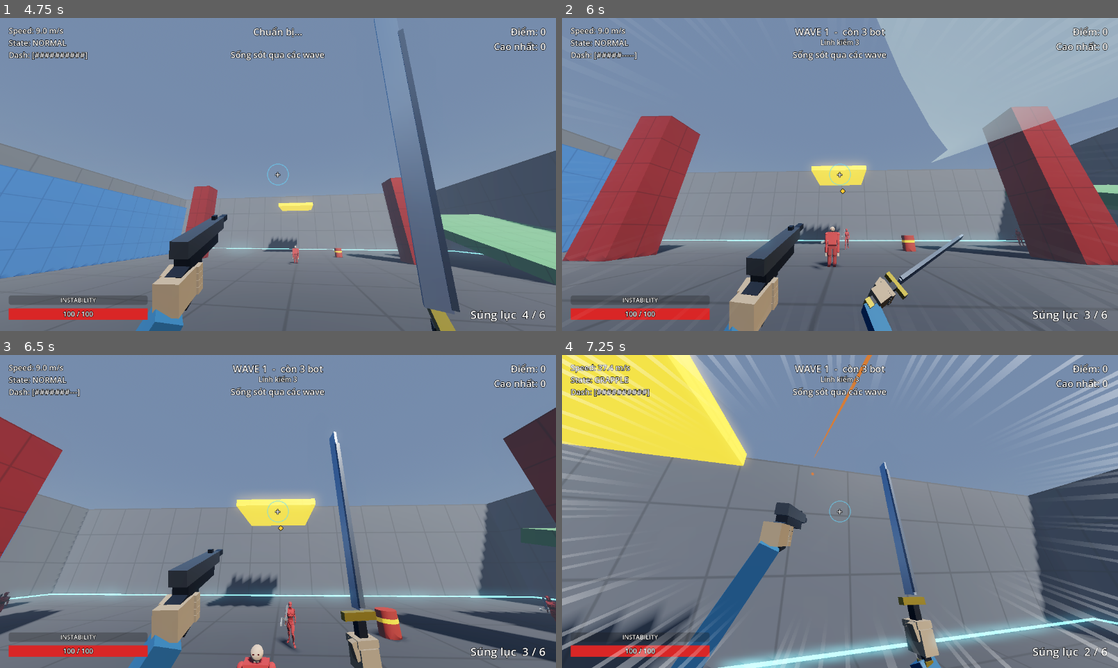
Above: before the commit, frames 1-4 (two rows, left to right).
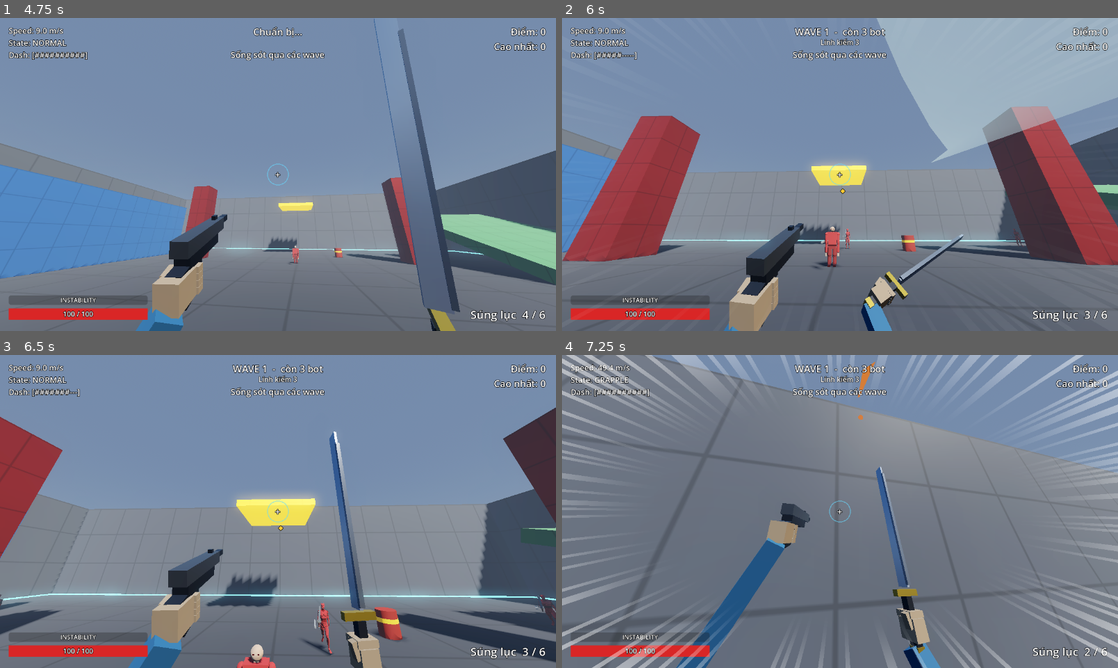
Above: after the commit, the same moments.

Repository: halo07-pixel/redliner
Game: Godot game, scene res://scenes/menu.tscn
Two runs of this game, one before a commit and one after it. Both use one fixed random seed, a clock stepped at 60 frames per second and the inputs below.
Inputs (mouse positions are in pixels of both pictures, inside the frame that each line leads up to):
- Up to frame 1 (4.75 s): click "Chơi" at 0.5 s; click "Hướng dẫn" at 1.25 s; click "Cài đặt" at 2 s; click "Đồ họa: Vừa" at 2.75 s; tap Enter at 3.5 s; move the mouse to (305, 174) at 3.52 s; press the mouse at (305, 174) at 3.53 s; hold W (move_forward) from 3.53 s (still down); tap Space (jump) at 3.77, 4.52 s; tap E (shoot) at 3.8, 4.35 s; move the mouse to (250, 174) at 4.27 s; release the mouse at (250, 174) at 4.28 s; click (250, 174) at 4.55 s
- Up to frame 2 (6 s): keep holding W (move_forward); move the mouse to (851, 168) at 5.02 s; press the mouse at (851, 168) at 5.03 s; tap E (shoot) at 5.3 s; move the mouse to (834, 180) at 5.77 s; release the mouse at (834, 180) at 5.78 s; tap Shift (dash) at 5.85 s
- Up to frame 3 (6.5 s): keep holding W (move_forward); tap Space (jump) at 6.02 s; click (272, 517) at 6.05 s
- Up to frame 4 (7.25 s): keep holding W (move_forward); move the mouse to (878, 514) at 6.52 s; hold Right mouse button (grapple) from 6.53 s (still down); tap Space (jump) at 6.77 s; tap E (shoot) at 6.8 s

Frame 1 is identical in both runs. In frame 2, less than 0.1% of the frame differs, in the area x 50-84%, y 67-74%; in frame 3, 0.6%; in frame 4, 35%, in the area x 0-100%, y 0-100%.

Commit message:
feat(m23): bot di chuyển mượt hơn - gia tốc, nhảy leo bệ, nhìn trước đường đi, nấp, LOD đường đi
Co-Authored-By: Claude Sonnet 5.5 <noreply@anthropic.com>
Claude-Session: https://claude.ai/code/session_011ynLRoDHY9xg9WKNWjhhAb

Diff:
--- a/scripts/bot.gd
+++ b/scripts/bot.gd
@@ -65,6 +65,15 @@
 var _force_nav_t: float = 0.0 # đang ép đi theo navmesh (bỏ đường thẳng) sau khi bị kẹt
 var _steer_hold: Vector3 = Vector3.ZERO # hướng lách đã chọn quanh vật cản (giữ nhất quán, không đổi bên liên tục)
 var _steer_clear_t: float = 0.0
+var _hv: Vector3 = Vector3.ZERO     # vận tốc ngang đã làm mượt (gia tốc / phanh)
+var _vault_cd: float = 0.0
+var _vault_push_t: float = 0.0
+var _vault_dir: Vector3 = Vector3.ZERO
+var _cover_pt: Vector3 = Vector3.INF # điểm nấp đã chọn (INF = không nấp)
+var _cover_t: float = 0.0
+var _unstick_t: float = 0.0
+var _blocked_count: int = 0
+var _blocked_win: float = 0.0
 
 
 ## Gọi trước add_child. difficulty = số wave: bot khoẻ hơn, nhanh hơn, phản ứng nhanh hơn
@@ -193,8 +202,16 @@
 	to.y = 0.0
 	var dist: float = to.length()
 	var dir: Vector3 = to / dist if dist > 0.01 else -global_transform.basis.z
+	_vault_cd = maxf(_vault_cd - delta, 0.0)
+	_cover_t = maxf(_cover_t - delta, 0.0)
+	_unstick_t = maxf(_unstick_t - delta, 0.0)
+	_blocked_win = maxf(_blocked_win - delta, 0.0)
+	if _blocked_win <= 0.0:
+		_blocked_count = 0
 	if dist > 0.05:
-		rotation.y = atan2(-to.x, -to.z) # quay mặt (-Z) về phía người chơi
+		# quay mặt (-Z) về phía người chơi, có tốc độ xoay (ra đòn thì xoay nhanh để đòn trúng hướng)
+		var turn: float = float(Global.BOT_MOVE["turn_rate_attack"] if melee.phase != melee.Phase.IDLE else Global.BOT_MOVE["turn_rate"])
+		rotation.y = lerp_angle(rotation.y, atan2(-to.x, -to.z), minf(1.0, turn * delta))
 
 	_update_punish()
 	if target.dead:
@@ -203,23 +220,89 @@
 		_react_to_threat(delta, dir)
 
 	var wish := Vector3.ZERO
+	var snap: bool = false
 	if target.dead or melee.is_staggered():
 		wish = Vector3.ZERO
 	elif _dodge_t > 0.0:
 		_dodge_t -= delta
 		wish = _dodge_vec
+		snap = true # né: bật tức thì
 	elif melee.phase != melee.Phase.IDLE:
 		wish = Vector3.ZERO # đang ra đòn: đứng yên cam kết
+	elif _unstick_t > 0.0:
+		wish = Vector3(-dir.z, 0.0, dir.x) * _strafe_dir * speed * 0.7 # kẹt nhiều lần: lách ngang một nhịp
 	else:
 		wish = _decide(dir, dist)
-	velocity.x = wish.x + _kb.x
-	velocity.z = wish.z + _kb.z
+	_smooth_velocity(wish, delta, snap)
+	velocity.x = _hv.x + _kb.x
+	velocity.z = _hv.z + _kb.z
 	_kb = _kb.move_toward(Vector3.ZERO, 30.0 * delta)
 	_try_step_up()
+	_try_vault(wish, delta)
 	move_and_slide()
 	_track_blocked(wish, delta)
 	mannequin.set_look_target(target.global_position + Vector3(0.0, 1.45, 0.0) if not target.dead else null)   # đầu/thân nhìn người chơi (IK, chỉ hiển thị)
 	mannequin.animate(delta, Vector2(velocity.x, velocity.z).length(), is_on_floor(), velocity.y)
+
+
+## Làm mượt vận tốc ngang: tăng tốc dần, phanh nhanh hơn; `snap` (né) đặt thẳng.
+func _smooth_velocity(wish: Vector3, delta: float, snap: bool) -> void:
+	if snap:
+		_hv = Vector3(wish.x, 0.0, wish.z)
+		return
+	var M: Dictionary = Global.BOT_MOVE
+	var w := Vector3(wish.x, 0.0, wish.z)
+	var rate: float = float(M["accel"]) if w.length_squared() > 0.01 else float(M["decel"])
+	_hv = _hv.move_toward(w, rate * delta)
+	if _vault_push_t > 0.0:
+		_vault_push_t -= delta
+		_hv = _vault_dir * float(M["vault_push"]) # đang bật lên: đẩy tiến qua mép
+
+
+## Nhảy leo: đang đi bị một khối tĩnh cao hơn bậc (STEP_HEIGHT) chắn, mà người chơi ở cao hơn (hoặc đang kẹt),
+## và nóc khối thấp hơn `vault_max` -> bật lên qua mép. Navmesh không có đường lên bệ cao nên bot dừng ở chân bệ rồi nhảy.
+func _try_vault(wish: Vector3, _delta: float) -> void:
+	if _vault_cd > 0.0 or not is_on_floor() or _vault_push_t > 0.0:
+		return
+	var flat := Vector3(wish.x, 0.0, wish.z)
+	if dead:
+		return
+	var higher: bool = target.global_position.y > global_position.y + 0.8
+	if higher and flat.length() < 0.5:
+		# Đã tới cuối đường navmesh (chân bệ) và đứng yên: hướng thẳng về phía người chơi để nhảy lên.
+		var tt: Vector3 = target.global_position - global_position
+		tt.y = 0.0
+		if tt.length() < 8.0 and tt.length() > 0.1:
+			flat = tt.normalized()
+	if flat.length() < 0.5:
+		return
+	if not higher and _force_nav_t <= 0.0:
+		return
+	var dirn: Vector3 = flat.normalized()
+	var motion: Vector3 = dirn * 0.6
+	var hit := KinematicCollision3D.new()
+	if not test_move(global_transform, motion, hit):
+		return
+	if not (hit.get_collider() is StaticBody3D) or absf(hit.get_normal().y) > 0.6:
+		return
+	var into := Vector3(-hit.get_normal().x, 0.0, -hit.get_normal().z)
+	if into.length() < 0.1 or into.normalized().dot(dirn) < 0.5:
+		return # chỉ nhảy khi đang đi thẳng vào mặt khối, không phải lướt dọc mép
+	dirn = into.normalized()
+	motion = dirn * 0.6
+	var vmax: float = float(Global.BOT_MOVE["vault_max"])
+	var h: float = STEP_HEIGHT + 0.25
+	while h <= vmax:
+		var up := Vector3.UP * h
+		if test_move(global_transform, up):
+			return # có trần
+		if not test_move(global_transform.translated(up), motion):
+			velocity.y = sqrt(2.0 * GRAVITY * (h + 0.35))
+			_vault_dir = dirn
+			_vault_push_t = 0.45
+			_vault_cd = float(Global.BOT_MOVE["vault_cd"])
+			return
+		h += 0.25
 
 
 ## Muốn đi mà gần như không nhúc nhích (vật cản thấp như thùng, góc tường) -> ép đi theo navmesh một lúc
@@ -233,6 +316,12 @@
 		if _blocked_t > 0.4:
 			_force_nav_t = 1.5
 			_blocked_t = 0.0
+			_blocked_count += 1
+			_blocked_win = 3.0
+			if _blocked_count >= 2: # ép navmesh vẫn kẹt: lách ngang một nhịp rồi thử lại
+				_unstick_t = float(Global.BOT_MOVE["unstick_time"])
+				_strafe_dir = -_strafe_dir
+				_blocked_count = 0
 	else:
 		_blocked_t = maxf(_blocked_t - delta, 0.0)
 
@@ -281,6 +370,13 @@
 	if _strafe_t <= 0.0:
 		_strafe_t = randf_range(1.5, 3.0)
 		_strafe_dir = -_strafe_dir
+	if keep > 0.0 and _cover_t > 0.0 and _cover_pt != Vector3.INF:
+		# Vừa bắn xong: chạy vào chỗ nấp (che tầm nhìn người chơi) chờ nạp, rồi ló ra bắn tiếp.
+		var co: Vector3 = _cover_pt - global_position
+		co.y = 0.0
+		if co.length() > 0.8:
+			return _navigate(_cover_pt, co.normalized(), co.length()) * spd
+		return Vector3.ZERO
 	if keep > 0.0:
 		# Xạ thủ / pháo thủ: giữ khoảng cách, đi ngang (đổi hướng định kỳ)
 		if dist < keep - 3.0:
@@ -300,10 +396,53 @@
 	if bool(cfg["shoots"]) and _shoot_cd <= 0.0 and dist >= 6.0 and dist <= float(Global.COMBAT["turret_range"]) and _has_line_of_sight():
 		_shoot_cd = float(cfg["shoot_interval"]) * randf_range(0.8, 1.2)
 		_shoot_predicted()
+		_maybe_take_cover()
 	if bool(cfg.get("bombs", false)) and _shoot_cd <= 0.0 and dist >= float(Global.BOMB["min_range"]) and dist <= float(Global.BOMB["max_range"]) and _has_line_of_sight():
 		_shoot_cd = float(Global.BOMB["interval"]) * randf_range(0.85, 1.15)
 		_throw_bomb()
+		_maybe_take_cover()
 	return wish
+
+
+## Sau mỗi lần bắn, có xác suất `cover_chance` tìm chỗ nấp gần và chạy vào đó cho tới lượt bắn kế.
+func _maybe_take_cover() -> void:
+	var M: Dictionary = Global.BOT_MOVE
+	_cover_pt = Vector3.INF
+	if randf() >= float(M["cover_chance"]):
+		return
+	_cover_pt = _find_cover(float(M["cover_radius"]))
+	if _cover_pt != Vector3.INF:
+		_cover_t = clampf(_shoot_cd * 0.8, 0.6, 2.5)
+
+
+## Điểm nấp: thử 8 hướng x 2 bán kính quanh bot, nằm trên navmesh, ray từ điểm đó tới ngực người chơi bị chắn.
+## Chọn điểm gần bot nhất; không có thì INF.
+func _find_cover(radius: float) -> Vector3:
+	var space := get_world_3d().direct_space_state
+	var nmap: RID = get_world_3d().navigation_map
+	var has_nav: bool = not NavigationServer3D.map_get_regions(nmap).is_empty()
+	var best: Vector3 = Vector3.INF
+	var best_d: float = INF
+	var a0: float = randf() * TAU
+	for r in [radius * 0.5, radius]:
+		for k in 8:
+			var ang: float = a0 + TAU * float(k) / 8.0
+			var c: Vector3 = global_position + Vector3(cos(ang), 0.0, sin(ang)) * r
+			if has_nav:
+				c = NavigationServer3D.map_get_closest_point(nmap, c)
+			if absf(c.y - global_position.y) > 1.0 or c.distance_to(target.global_position) < 6.0:
+				continue
+			var q := PhysicsRayQueryParameters3D.create(c + Vector3(0.0, 1.2, 0.0), _chest(target), Global.L_WORLD)
+			q.exclude = [get_rid()]
+			if space.intersect_ray(q).is_empty():
+				continue # vẫn thấy người chơi: không phải chỗ nấp
+			var d: float = c.distance_to(global_position)
+			if d < best_d:
+				best_d = d
+				best = c
+		if best != Vector3.INF:
+			return best
+	return Vector3.INF
 
 
 ## Di chuyển cận chiến: lao thẳng vào, nhưng chỉ tối đa `max_melee_attackers` bot được áp sát cùng lúc
@@ -321,6 +460,9 @@
 	var goal: Vector3 = target.global_position
 	if bool(cfg.get("flank", false)) and dist > 6.0:
 		goal += Vector3(-dir.z, 0.0, dir.x) * _strafe_dir * 5.0
+		var nmap: RID = get_world_3d().navigation_map
+		if not NavigationServer3D.map_get_regions(nmap).is_empty():
+			goal = NavigationServer3D.map_get_closest_point(nmap, goal) # điểm bọc sườn phải nằm trên navmesh (không trong tường)
 	return _navigate(goal, dir, dist) * spd
 
 
@@ -350,14 +492,42 @@
 		return _steer(goal_dir)
 	_path_t -= get_physics_process_delta_time()
 	if _path_t <= 0.0:
-		_path_t = 0.3
+		var far: bool = global_position.distance_to(target.global_position) > float(Global.BOT_MOVE["far_dist"])
+		_path_t = float(Global.BOT_MOVE["far_path_interval"] if far else Global.BOT_MOVE["path_interval"])
 		_path = NavigationServer3D.map_get_path(map, global_position, goal, true)
+	var pick: int = -1
 	for i in range(1, _path.size()):
-		var off: Vector3 = _path[i] - global_position
-		off.y = 0.0
-		if off.length() > 0.4 or i == _path.size() - 1:
-			return off.normalized() if off.length() > 0.05 else Vector3.ZERO
-	return _steer(goal_dir)
+		var off0: Vector3 = _path[i] - global_position
+		off0.y = 0.0
+		if off0.length() > 0.4 or i == _path.size() - 1:
+			pick = i
+			break
+	if pick < 0:
+		return _steer(goal_dir)
+	# Nhìn trước: nếu thấy thẳng được điểm ngoặt xa hơn (trong tầm lookahead, cùng độ cao) thì nhắm điểm đó -> đường cong mượt, không bẻ góc ở từng điểm.
+	var la: float = float(Global.BOT_MOVE["lookahead"])
+	var j: int = pick + 1
+	while j < _path.size() and j <= pick + 3:
+		var p: Vector3 = _path[j]
+		if absf(p.y - global_position.y) > 0.8 or p.distance_to(global_position) > la or not _clear_walk(p):
+			break
+		pick = j
+		j += 1
+	var off: Vector3 = _path[pick] - global_position
+	off.y = 0.0
+	return off.normalized() if off.length() > 0.05 else Vector3.ZERO
+
+
+## Đi thẳng tới `p` không bị khối nào chắn (ray thấp + ray ngang đầu gối, cách xa mép một chút).
+func _clear_walk(p: Vector3) -> bool:
+	var space := get_world_3d().direct_space_state
+	for h in [0.3, 1.0]:
+		var o: Vector3 = global_position + Vector3(0.0, h, 0.0)
+		var q := PhysicsRayQueryParameters3D.create(o, Vector3(p.x, o.y, p.z), Global.L_WORLD)
+		q.exclude = [get_rid()]
+		if not space.intersect_ray(q).is_empty():
+			return false
+	return true
 
 
 ## Pháo thủ: ném đạn nổ vòng cung về phía người chơi (có đón đầu). Không hại phe bot.
--- a/scripts/global.gd
+++ b/scripts/global.gd
@@ -42,6 +42,17 @@
 		"shoots": true, "shoot_interval": 3.5, "keep_range": 0.0,
 		"reaction": 0.12, "parry": 0.5, "dodge": 0.5, "windup": 0.22, "attack_cd": 1.0, "score": 300,
 	},
+}
+
+## Di chuyển bot (M23): gia tốc, xoay thân, nhìn trước trên đường đi, nhảy leo, nấp, tính đường thưa ở xa.
+const BOT_MOVE: Dictionary = {
+	"accel": 30.0, "decel": 60.0,        # m/s^2 khi tăng tốc / phanh
+	"turn_rate": 16.0, "turn_rate_attack": 40.0, # rad/s xoay thân (khi ra đòn xoay nhanh hơn)
+	"lookahead": 8.0,                    # m: bỏ qua điểm ngoặt nếu thấy thẳng được điểm xa hơn trong tầm này
+	"vault_max": 3.0, "vault_cd": 0.8, "vault_push": 4.5, # nhảy leo tối đa (m), thời gian chờ, lực đẩy tiến
+	"cover_chance": 0.6, "cover_radius": 9.0,  # xạ thủ/pháo thủ nấp sau mỗi lần bắn
+	"far_dist": 60.0, "far_path_interval": 1.0, "path_interval": 0.3, # bot xa người chơi tính đường thưa hơn
+	"unstick_time": 0.6,
 }
 
 ## Đạn nổ vòng cung của pháo thủ (dùng Rocket; bay tới người chơi, không hại phe bot).
--- a/tools/tests/test_bots.gd
+++ b/tools/tests/test_bots.gd
@@ -76,7 +76,7 @@
 	var s = _bot("swordsman", Vector3(0, 0, -15))
 	s.dodge_chance = 0.0
 	s.parry_chance = 0.0
-	await _frames(100)
+	await _frames(130)   # có gia tốc (M23) nên tới chậm hơn một chút
 	var d: float = s.global_position.distance_to(player.global_position)
 	_check(d < 3.0, "lính kiếm đuổi tới sát người chơi (cách %.1f m)" % d)
 	var facing: float = (-s.global_transform.basis.z).dot((player.global_position - s.global_position).normalized())
--- a/tools/tests/test_m21.gd
+++ b/tools/tests/test_m21.gd
@@ -48,6 +48,11 @@
 	print("  bake ", arena.nav_bake_ms, " ms")
 	_check(arena.nav_bake_ms < 8000, "bake < 8 s (%d ms)" % arena.nav_bake_ms)
 	var np: PackedVector3Array = arena.nav_path(sp, d["bot_spawns"][0])
+	for w in 200:   # navmesh đồng bộ vào map nav chậm hơn khi máy bận: đợi tới khi có đường
+		if np.size() > 0:
+			break
+		await _frames(1)
+		np = arena.nav_path(sp, d["bot_spawns"][0])
 	print("  path0 size ", np.size(), " last ", np[np.size() - 1] if np.size() > 0 else "-", " target ", d["bot_spawns"][0], " polys ", (arena.nav_region.navigation_mesh.get_polygon_count()))
 	var unreachable: int = 0
 	for p in arena.bot_spawns:
--- /dev/null
+++ b/tools/tests/test_m23.gd
@@ -0,0 +1,214 @@
+extends SceneTree
+## M23: di chuyển bot - gia tốc, nhảy leo bệ, nhìn trước trên đường đi, nấp, tính đường thưa ở xa.
+##   timeout 250 godot --headless --path . -s tools/tests/test_m23.gd
+
+var failures: int = 0
+var world: Node3D
+var player
+
+
+func _check(cond: bool, msg: String) -> void:
+	if cond:
+		print("  PASS  ", msg)
+	else:
+		failures += 1
+		printerr("  FAIL  ", msg)
+
+
+func _frames(n: int) -> void:
+	for i in n:
+		await physics_frame
+
+
+func _box(size: Vector3, pos: Vector3) -> void:
+	var b := StaticBody3D.new()
+	b.collision_layer = Global.L_WORLD
+	b.position = pos
+	var c := CollisionShape3D.new()
+	var s := BoxShape3D.new()
+	s.size = size
+	c.shape = s
+	b.add_child(c)
+	world.add_child(b)
+
+
+func _clear() -> void:
+	for n in get_nodes_in_group("bots"):
+		n.queue_free()
+	if world != null:
+		world.queue_free()
+	if player != null and is_instance_valid(player):
+		player.queue_free()
+	await process_frame
+	world = Node3D.new()
+	root.add_child(world)
+
+
+func _bake() -> void:
+	var nm := NavigationMesh.new()
+	nm.agent_radius = 0.5
+	nm.agent_height = 2.0
+	nm.agent_max_climb = 0.5
+	nm.geometry_parsed_geometry_type = NavigationMesh.PARSED_GEOMETRY_STATIC_COLLIDERS
+	nm.geometry_collision_mask = Global.L_WORLD
+	var src := NavigationMeshSourceGeometryData3D.new()
+	NavigationServer3D.parse_source_geometry_data(nm, src, world)
+	NavigationServer3D.bake_from_source_geometry_data(nm, src)
+	var r := NavigationRegion3D.new()
+	r.navigation_mesh = nm
+	world.add_child(r)
+	await _frames(3)
+
+
+func _player(pos: Vector3) -> void:
+	player = load("res://scenes/player.tscn").instantiate()
+	player.use_input = false
+	root.add_child(player)
+	player.global_position = pos
+	await _frames(3)
+
+
+func _bot(kind: String, pos: Vector3):
+	var b = load("res://scripts/bot.gd").new()
+	b.setup(kind, 1)
+	b.position = pos
+	world.add_child(b)
+	return b
+
+
+func _initialize() -> void:
+	_run()
+
+
+func _run() -> void:
+	await process_frame
+	var M: Dictionary = Global.BOT_MOVE
+
+	print("[gia tốc]")
+	await _clear()
+	_box(Vector3(120, 1, 120), Vector3(0, -0.5, 0))
+	await _bake()
+	await _player(Vector3(0, 0.1, 0))
+	var a = _bot("swordsman", Vector3(0, 0.1, -40))
+	a.melee.windup_override = 99.0
+	await _frames(3)
+	var v3: float = Vector2(a.velocity.x, a.velocity.z).length()
+	_check(v3 < a.speed * 0.6, "3 khung đầu: chưa đạt tốc độ tối đa (%.1f / %.1f m/s)" % [v3, a.speed])
+	await _frames(40)
+	var v40: float = Vector2(a.velocity.x, a.velocity.z).length()
+	_check(v40 > a.speed * 0.95, "sau 0.7 s: đạt tốc độ tối đa (%.1f m/s)" % v40)
+
+	print("[nhảy leo bệ]")
+	await _clear()
+	_box(Vector3(120, 1, 120), Vector3(0, -0.5, 0))
+	_box(Vector3(10, 2, 10), Vector3(0, 1.0, 0))   # bệ 2 m
+	await _bake()
+	await _player(Vector3(0, 2.1, 0))
+	var c = _bot("rusher", Vector3(0, 0.1, 20))
+	c.melee.windup_override = 99.0
+	await _frames(420)
+	_check(c.global_position.y > 1.6, "bệ 2 m: bot nhảy lên được (y=%.2f)" % c.global_position.y)
+	await _clear()
+	_box(Vector3(120, 1, 120), Vector3(0, -0.5, 0))
+	_box(Vector3(10, 5, 10), Vector3(0, 2.5, 0))   # bệ 5 m: quá cao
+	await _bake()
+	await _player(Vector3(0, 5.1, 0))
+	var d = _bot("rusher", Vector3(0, 0.1, 20))
+	d.melee.windup_override = 99.0
+	await _frames(420)
+	_check(d.global_position.y < 0.6, "bệ 5 m: bot không leo (y=%.2f)" % d.global_position.y)
+	await _clear()
+	_box(Vector3(120, 1, 120), Vector3(0, -0.5, 0))
+	_box(Vector3(10, 2.0, 10), Vector3(0, 1.0, 0))
+	_box(Vector3(6, 4.0, 6), Vector3(0, 2.0, 0))    # nấc hai: 4 m, leo hai nhịp (2 m + 2 m)
+	await _bake()
+	await _player(Vector3(0, 4.1, 0))
+	var e = _bot("rusher", Vector3(0, 0.1, 20))
+	e.melee.windup_override = 99.0
+	var top: float = 0.0
+	for i in 1200:
+		await _frames(1)
+		top = maxf(top, e.global_position.y)
+		if top > 3.5:
+			break
+	if top <= 3.5:
+		print("   DBG pos=", e.global_position, " hv=", e._hv, " path=", e._path, " force=", e._force_nav_t, " unstick=", e._unstick_t)
+	_check(top > 3.5, "tháp hai nấc: bot leo từng nấc lên đỉnh (cao nhất y=%.2f)" % top)
+
+	print("[nhìn trước trên đường đi]")
+	await _clear()
+	_box(Vector3(120, 1, 120), Vector3(0, -0.5, 0))
+	_box(Vector3(2, 6, 14), Vector3(0, 3, -6))
+	await _bake()
+	await _player(Vector3(0, 0.1, 12))
+	var f = _bot("swordsman", Vector3(0, 0.1, -22))
+	f.melee.windup_override = 99.0
+	var best: float = INF
+	var in_wall: int = 0
+	for i in 520:
+		await _frames(1)
+		best = minf(best, f.global_position.distance_to(player.global_position))
+		if absf(f.global_position.x) < 1.1 and absf(f.global_position.z + 6.0) < 7.0 and f.global_position.y < 6.0:
+			in_wall += 1
+	_check(best < 3.5, "đi vòng qua tường tới người chơi (gần nhất %.1f m)" % best)
+	_check(in_wall == 0, "đường đi không cắt xuyên khối (%d khung trong tường)" % in_wall)
+
+	print("[nấp sau khi bắn]")
+	await _clear()
+	_box(Vector3(120, 1, 120), Vector3(0, -0.5, 0))
+	_box(Vector3(6, 4, 1), Vector3(-5, 2, 8))     # vật che gần xạ thủ
+	await _bake()
+	await _player(Vector3(0, 0.1, 25))
+	var g = _bot("gunner", Vector3(-6, 0.1, 6))
+	await _frames(2)
+	g._shoot_cd = 2.0
+	var cp: Vector3 = g._find_cover(9.0)
+	_check(cp != Vector3.INF, "tìm được chỗ nấp quanh xạ thủ")
+	var los_clear: bool = true
+	if cp != Vector3.INF:
+		var q := PhysicsRayQueryParameters3D.create(cp + Vector3(0, 1.2, 0), player.global_position + Vector3(0, 1.2, 0), Global.L_WORLD)
+		los_clear = g.get_world_3d().direct_space_state.intersect_ray(q).is_empty()
+	_check(not los_clear, "chỗ nấp che tầm nhìn tới người chơi")
+	g._cover_pt = cp
+	g._cover_t = 1.5
+	var near: float = INF
+	for i in 85:
+		await _frames(1)
+		near = minf(near, g.global_position.distance_to(cp))
+	_check(near < 2.0, "xạ thủ chạy tới chỗ nấp (gần nhất %.1f m)" % near)
+
+	print("[Khu phố: bot tới được người chơi]")
+	await _clear()
+	var arena: Node3D = load("res://scripts/arena.gd").new()
+	arena.map_id = "district"
+	world.add_child(arena)
+	await _frames(15)
+	await _player(arena.spawn_point)
+	var wm = load("res://scripts/wave_manager.gd").new()
+	root.add_child(wm)
+	wm.setup(world, arena.bot_spawns, arena.spawn_band)
+	var bots: Array = []
+	for k in ["swordsman", "rusher", "swordsman", "rusher"]:
+		var bb = wm.spawn_practice(k, 1)
+		bb.melee.windup_override = 99.0
+		bots.append(bb)
+	var nearest: float = INF
+	var fell: int = 0
+	for i in 2400:
+		await _frames(1)
+		for bb in bots:
+			nearest = minf(nearest, bb.global_position.distance_to(player.global_position))
+			if bb.global_position.y < -5.0:
+				fell += 1
+	_check(nearest < 4.0, "bot sinh cách 35-60 m tới sát người chơi sau 40 s (gần nhất %.1f m)" % nearest)
+	_check(fell == 0, "không bot nào rơi khỏi map")
+	var close: int = 0
+	for bb in bots:
+		if bb.global_position.distance_to(player.global_position) < 12.0:
+			close += 1
+	_check(close >= 2, "ít nhất 2/4 bot vào vòng 12 m (%d)" % close)
+
+	print("[tính đường thưa ở xa]")
+	_check(float(M["far_path_interval"]) > float(M["path_interval"]) and float(M["far_dist"]) >= 50.0, "bot xa tính đường thưa hơn")
+	print("---- ", "TẤT CẢ ĐẠT" if failures == 0 else "%d TEST FAIL" % failures)
+	quit(1 if failures > 0 else 0)
--- a/tools/tests/test_smart_bots.gd
+++ b/tools/tests/test_smart_bots.gd
@@ -196,13 +196,13 @@
 	# Bệ cao không có dốc: bot không leo được, đứng yên dưới chân bệ
 	await _clear_world()
 	_box(Vector3(80, 1, 80), Vector3(0, -0.5, 0))
-	_box(Vector3(10, 3, 10), Vector3(0, 1.5, 0))
+	_box(Vector3(10, 5, 10), Vector3(0, 2.5, 0))
 	await _bake()
-	await _player(Vector3(0, 3.1, 0))
+	await _player(Vector3(0, 5.1, 0))
 	var low = _bot("rusher", Vector3(0, 0.1, 20))
 	low.melee.windup_override = 99.0
 	var best_p: float = await _min_dist_run(low, 500, 1.0)
-	_check(low.global_position.y < 0.6, "bệ cao 3 m không có dốc: bot không leo lên (y=%.2f)" % low.global_position.y)
+	_check(low.global_position.y < 0.6, "bệ cao 5 m không có dốc: bot (nhảy tối đa 3 m) không leo lên (y=%.2f)" % low.global_position.y)
 	_check(best_p < 12.0, "nhưng vẫn tiến lại gần chân bệ (cách %.1f m)" % best_p)
 
 	print("[giới hạn bot áp sát]")
@@ -273,7 +273,7 @@
 	await _frames(20)
 	rb.melee.got_parried.emit()
 	_check(rb._retreat_t > 0.0, "bị parry: bật lùi một nhịp")
-	await _frames(4)
+	await _frames(16)   # có phanh/gia tốc (M23): cần ~0.25 s để đảo chiều
 	var to_p: Vector3 = (player.global_position - rb.global_position)
 	to_p.y = 0.0
 	_check(Vector3(rb.velocity.x, 0, rb.velocity.z).dot(to_p.normalized()) < 0.0, "bot đang lùi ra xa người chơi")
Not shown, added: tools/tests/test_m23.gd.uid
Not shown, changed: docs/HANDOFF.md
